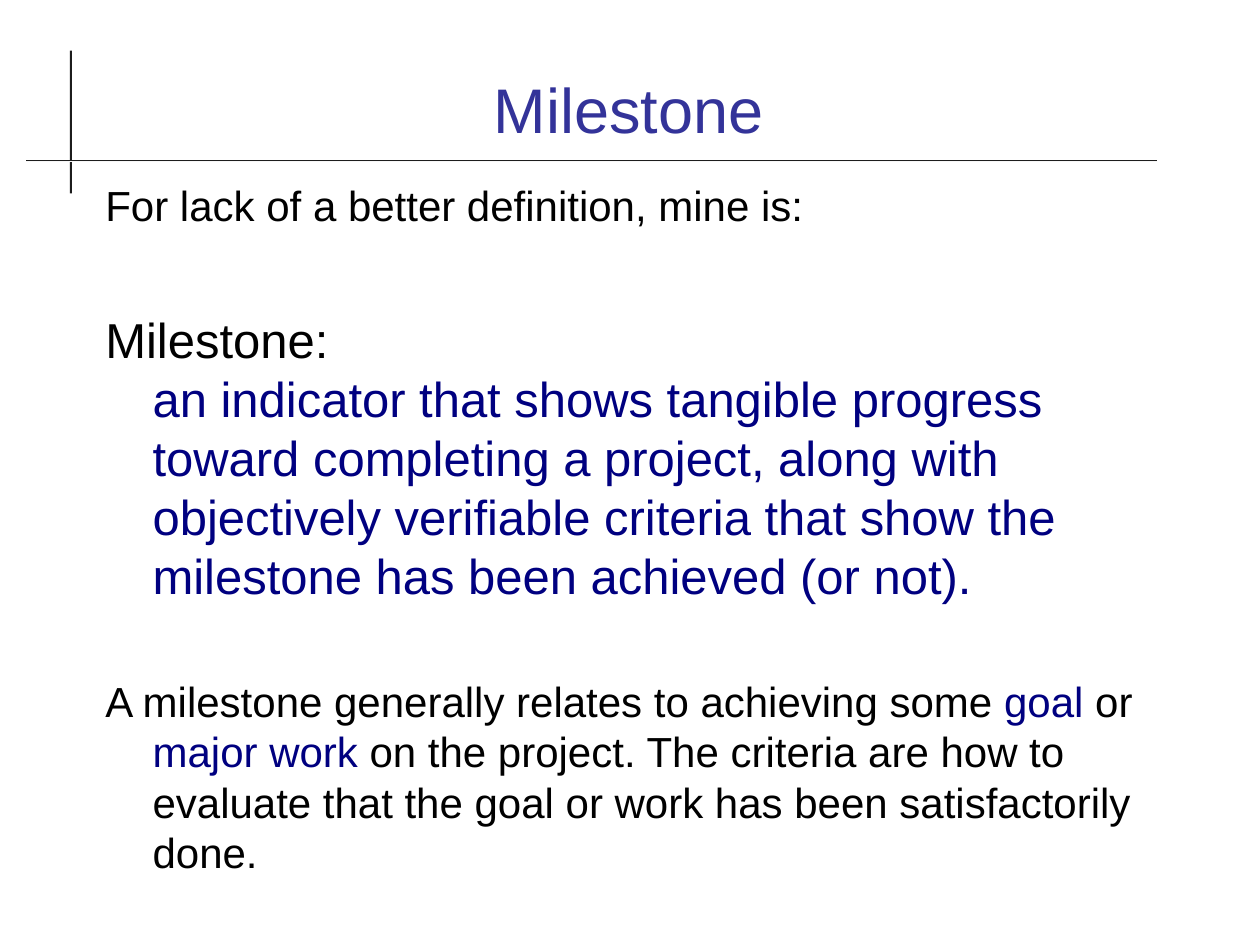
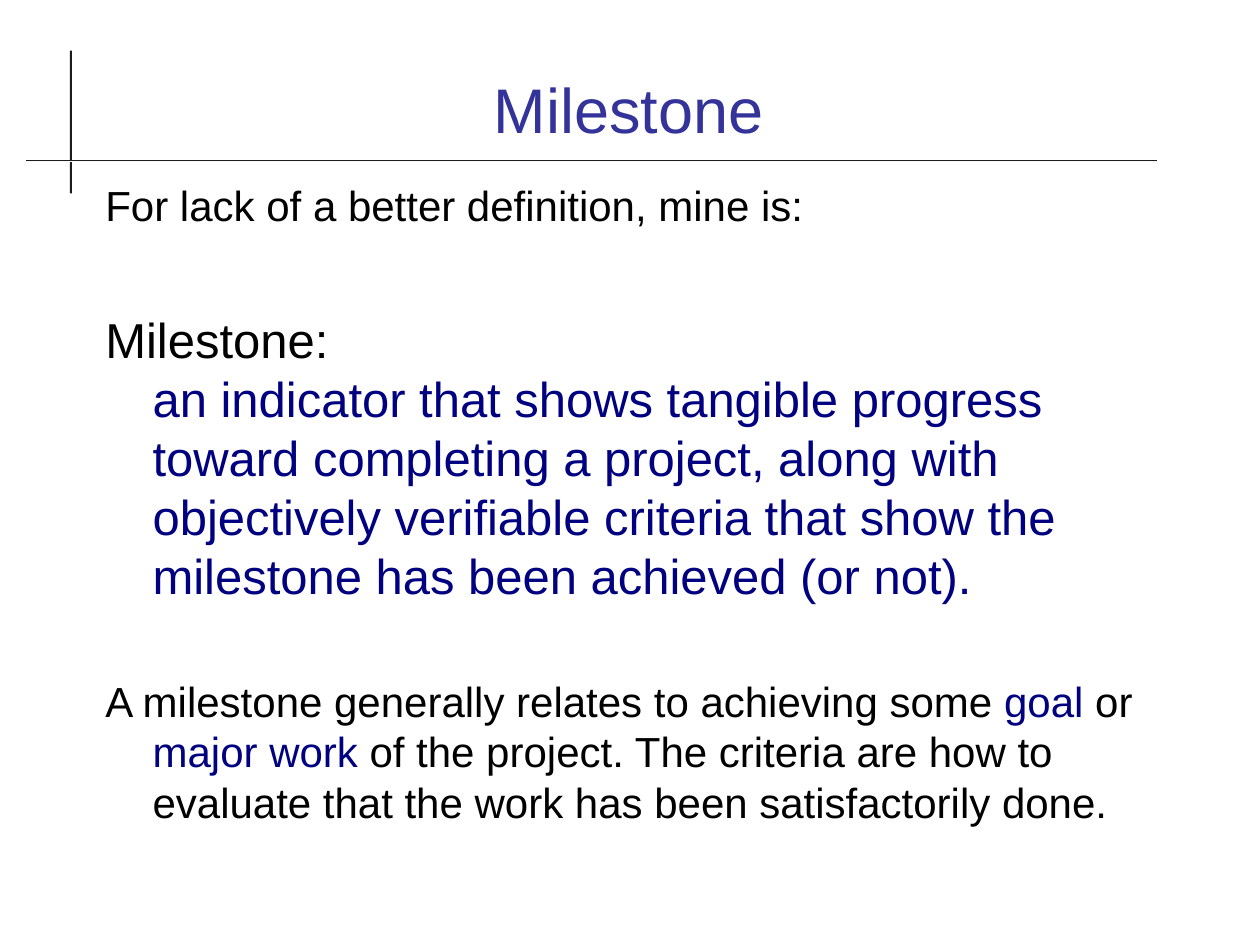
Before and after one commit to cpske/ISP, a slide deck: slide 6 of assignment/project/Iteration1.odp. Drawn at 1260x945 pixels with LibreOffice and Linux fonts; fonts in the diff are those of the drawing. Boxes give left, top, right and bottom in pixels: in the first picture for what was removed or moved away, otherwise in the second. Text is boxed around its words. In the diff, an @@ line names an element or a change of style, - is before the commit and + after.

```diff
--- a/assignment/project/Iteration1.odp
+++ b/assignment/project/Iteration1.odp
@@ text at (105, 686, 1132, 826): text changed @@
-A milestone generally relates to achieving some goal or major work on the project. The criteria are how to evaluate that the goal or work has been satisfactorily done.
+A milestone generally relates to achieving some goal or major work of the project. The criteria are how to evaluate that the work has been satisfactorily done.
```
Also in this commit, not shown: 9 other slides changed, 3 slides added, 1 slide removed, 6 other files.
